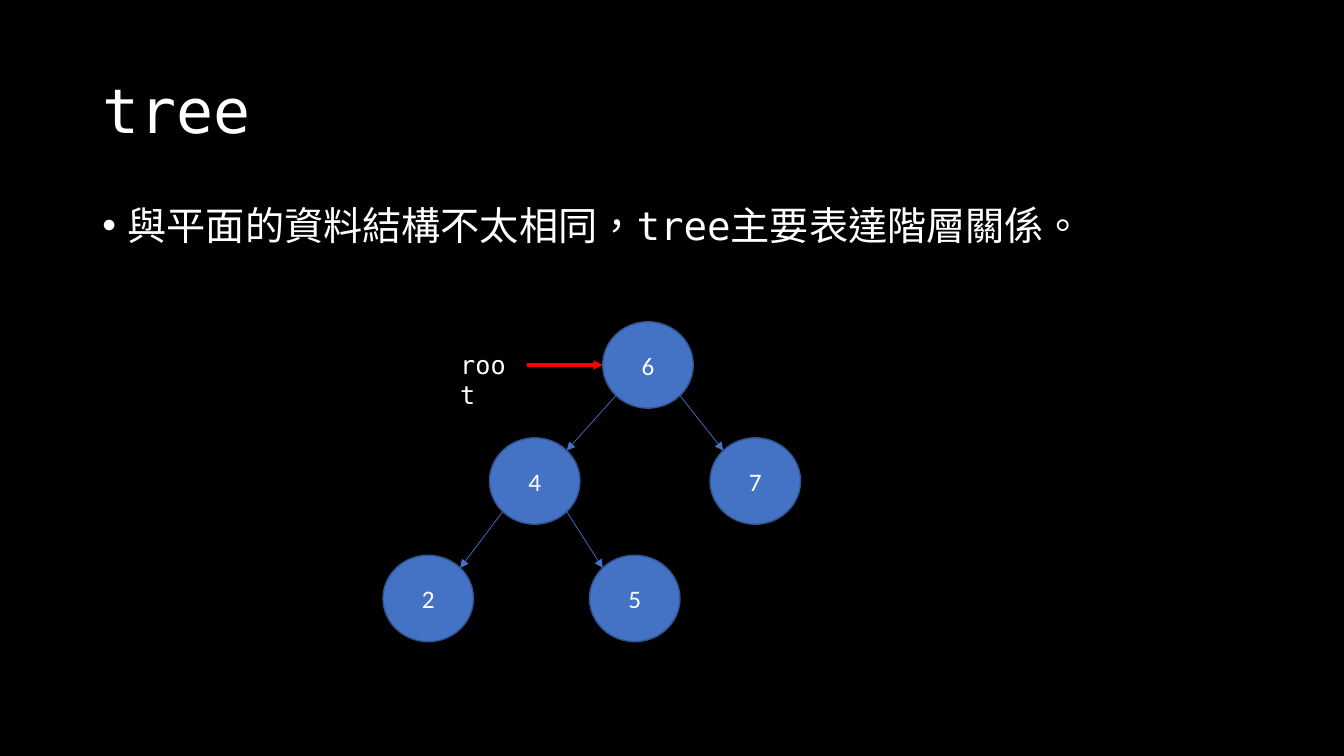
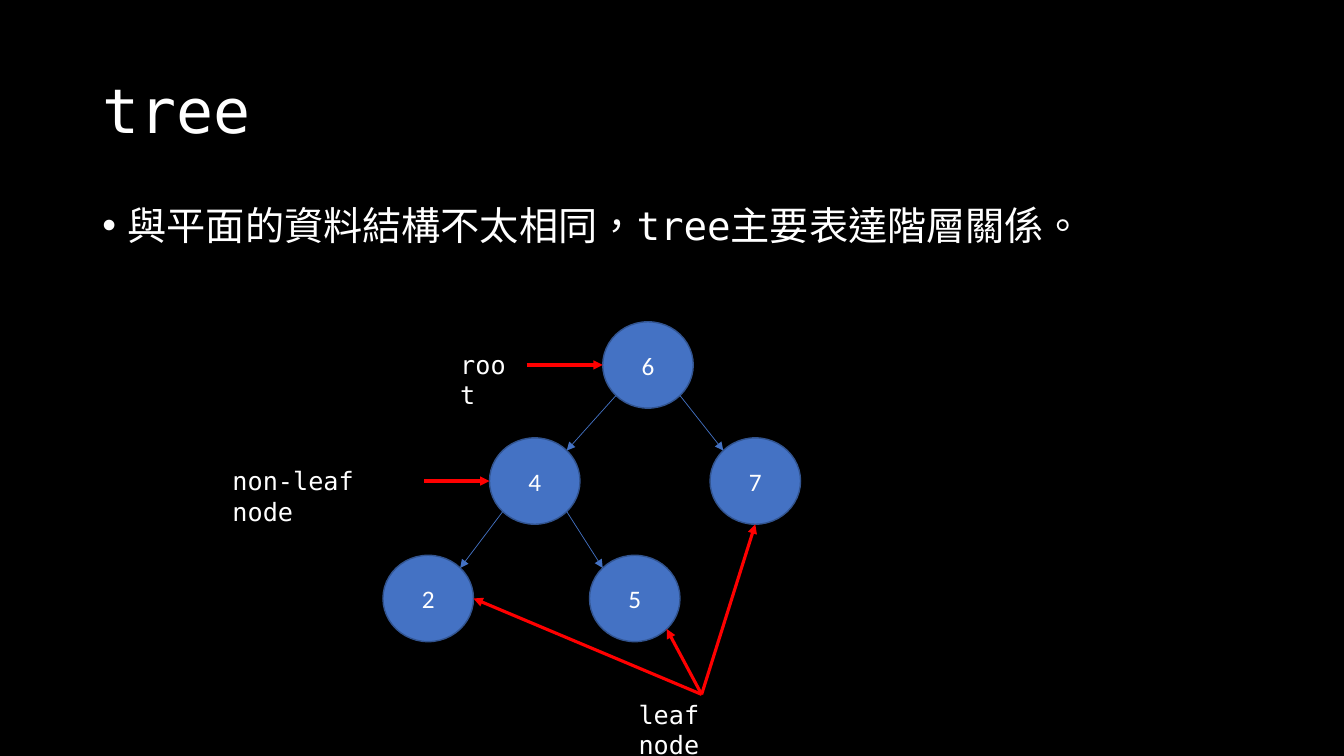
Before and after one commit to OEmiliatanO/those_c_prog_didnt_teach, a slide deck: slide 125 of Ch3/Ch3-data structure.pptx (slide 104 before the commit). Drawn at 1344x756 pixels with LibreOffice and Linux fonts; fonts in the diff are those of the drawing. Boxes give left, top, right and bottom in pixels: in the first picture for what was removed or moved away, otherwise in the second. Text is boxed around its words. In the diff, an @@ line names an element or a change of style, - is before the commit and + after.

```diff
--- a/Ch3/Ch3-data structure.pptx
+++ b/Ch3/Ch3-data structure.pptx
@@ text added at (x1=232, y1=470, x2=353, y2=522), 18 pt, text #FFFFFF @@
+non-leaf node
@@ arrow added from (424, 481) to (490, 481), #FF0000 2.25 pt @@
@@ arrow added from (702, 695) to (755, 524), #FF0000 2.25 pt @@
@@ arrow added from (702, 695) to (474, 599), #FF0000 2.25 pt @@
@@ arrow added from (702, 695) to (666, 629), #FF0000 2.25 pt @@
@@ text added at (x1=639, y1=704, x2=700, y2=755), 18 pt, text #FFFFFF @@
+leaf node
```
Also in this commit, not shown: 34 other slides changed, 87 slides added, 2 slides removed, 3 other files.
